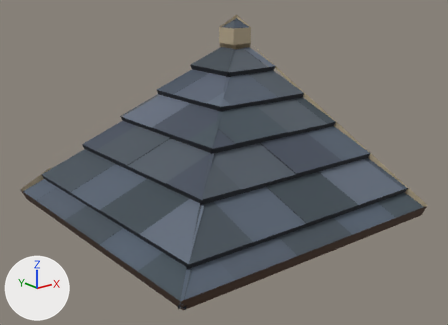
One commit to the glTF model houses/roof-corner-slate.glb: the scene before it, then after it.
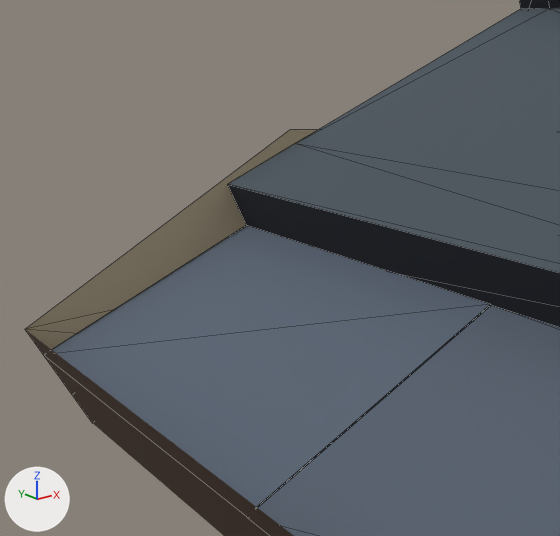
Each version appears first whole from a camera (50 mm lens) standing at (-1.354, -1.726, 0.827) and looking at (-0.033, -0.075, 0.166), and next in a close-up from a camera (50 mm lens) standing at (-0.657, 0.244, 0.125) and looking at (-0.46, 0.489, 0.027). The axes (+X, +Y, +Z) are drawn at lower left. The lights are the same throughout. The last two pictures show the newer version. The close-ups show mesh edges as thin lines. Vertices at exactly the same position are counted once.

In view in the first close-up: 'roof-corner-slate'.
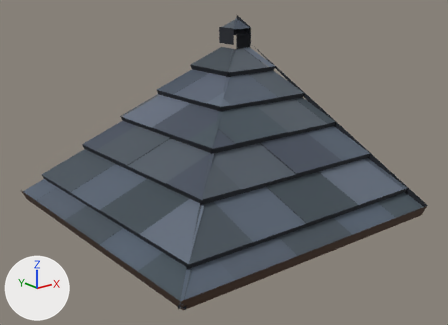
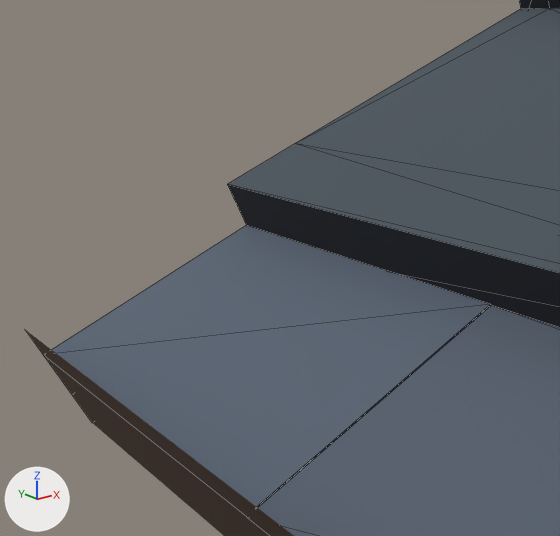
Diff of the bpy script that builds the scene:
```diff
--- a/houses/roof-corner-slate.glb.py
+++ b/houses/roof-corner-slate.glb.py
@@ me_roof_corner_slate @@
 # used by ob_roof_corner_slate; location = (0.0, 0.0, 0.0)
 # verts and faces of me_roof_corner_slate; kept vertices keep their numbers, new ones are numbered from 353
 # before: 1 (0.5, 0.5, 0.0), 3 (-0.5, 0.5, 0.0), 4 (-0.567, 0.5, 0.022) at pixel (24, 329), 5 (-0.545, 0.5, -0.022) at pixel (92, 423), 6 (-0.446, 0.5, 0.083) at pixel (289, 129)
 # before: 7 (0.4, 0.5, 0.506), 8 (0.5, 0.5, 0.626), 9 (0.4, 0.5, 0.576), 10 (0.5, 0.4, 0.506), 11 (0.5, 0.4, 0.576)
 # before: 29 (0.4, 0.4, 0.506), 30 (0.4, 0.4, 0.576)
-me_roof_corner_slate.from_pydata(...)  # 353 vertices, 284 faces; spans x -0.567..0.515, y -0.567..0.515, z -0.022..0.626
+me_roof_corner_slate.from_pydata(...)  # 352 vertices, 277 faces; spans x -0.567..0.515, y -0.567..0.515, z -0.022..0.626
+# me_roof_corner_slate part 1
+delete_vertices([6])  # with the faces that use them
+delete_faces([(3, 5, 4), (1, 3, 4), (1, 7, 8), (7, 9, 8), (10, 11, 29), (11, 30, 29)])
 me_roof_corner_slate.materials.append(mat_roofing)
```

Pixel boxes [x1, y1, x2, y2] of what changed, in the close-ups (560 x 536 px):
'roof-corner-slate', reshaped
    before: [25, 0, 560, 536]
    after: [26, 0, 560, 536]
part 1 of me_roof_corner_slate, deleted (brown)
    before: [25, 130, 317, 350]
